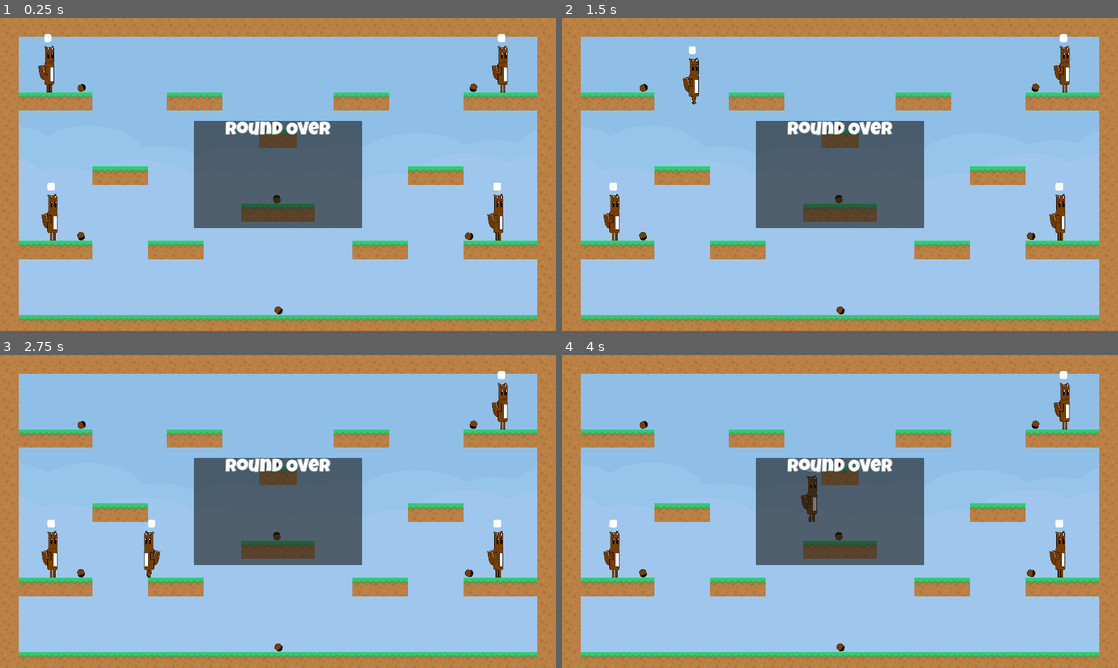
Above: before the commit, frames 1-4 (two rows, left to right).
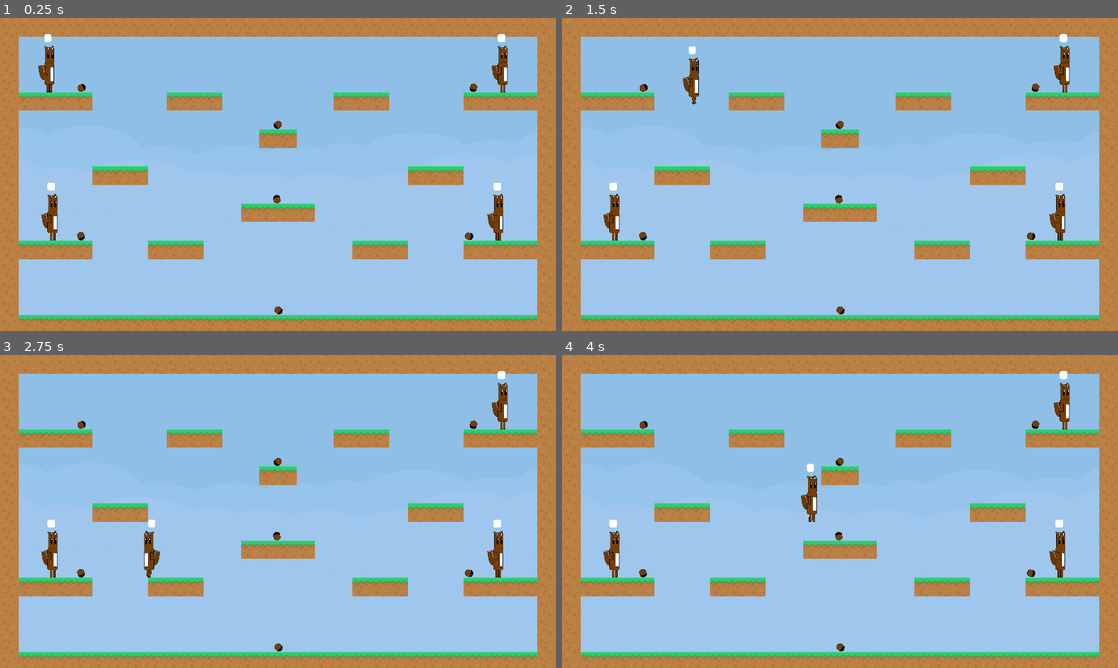
Above: after the commit, the same moments.

Repository: the-g-force/GGJ24
Game: Godot game, scene res://world/world.tscn
Two runs of this game, one before a commit and one after it. Both use one fixed random seed, a clock stepped at 60 frames per second and the inputs below.
Inputs:
- Up to frame 1 (0.25 s): no input
- Up to frame 2 (1.5 s): tap Enter at 0.5 s; hold Z 0.53-1.28 s; hold D from 0.53 s (still down); tap Space at 0.77 s; tap Z at 1.35 s
- Up to frame 3 (2.75 s): tap Space at 1.52 s; release D at 2.03 s; hold A from 2.03 s (still down); hold Z from 2.03 s (still down)
- Up to frame 4 (4 s): release A at 2.78 s; release Z at 2.78 s; hold D from 2.78 s (still down); tap Z at 2.85 s; tap Space at 3.02, 3.77 s; hold Z from 3.53 s (still down)

The runs differ from the first frame. In frame 1, 10% of the frame differs, in the area x 34-66%, y 32-68%; in frame 2, 10%; in frame 3, 10%; in frame 4, 10%.

Commit message:
Fix player colors not persisting between rounds

Diff:
--- a/project/start/start_screen.gd
+++ b/project/start/start_screen.gd
@@ -36,7 +36,6 @@
 
 func _get_unused_color(search_direction:int)->Color:
 	var used_colors := _joined_player_colors.values()
-	print(used_colors)
 	var color_index := 0
 	while used_colors.has(player_colors[color_index]):
 		color_index += search_direction
--- a/project/world/world.gd
+++ b/project/world/world.gd
@@ -61,6 +61,7 @@
 func _load_new_round()->void:
 	var new_scene = load("res://world/world.tscn").instantiate()
 	new_scene.joined_player_ids = joined_player_ids
+	new_scene.joined_player_colors = joined_player_colors
 	new_scene.player_wins = player_wins
 	add_sibling(new_scene)
 	queue_free()
--- a/project/world/world.tscn
+++ b/project/world/world.tscn
@@ -94,6 +94,7 @@
 horizontal_alignment = 1
 
 [node name="RoundOverScreen" parent="." instance=ExtResource("5_63ovj")]
+visible = false
 z_index = 100
 anchors_preset = 8
 anchor_left = 0.5
